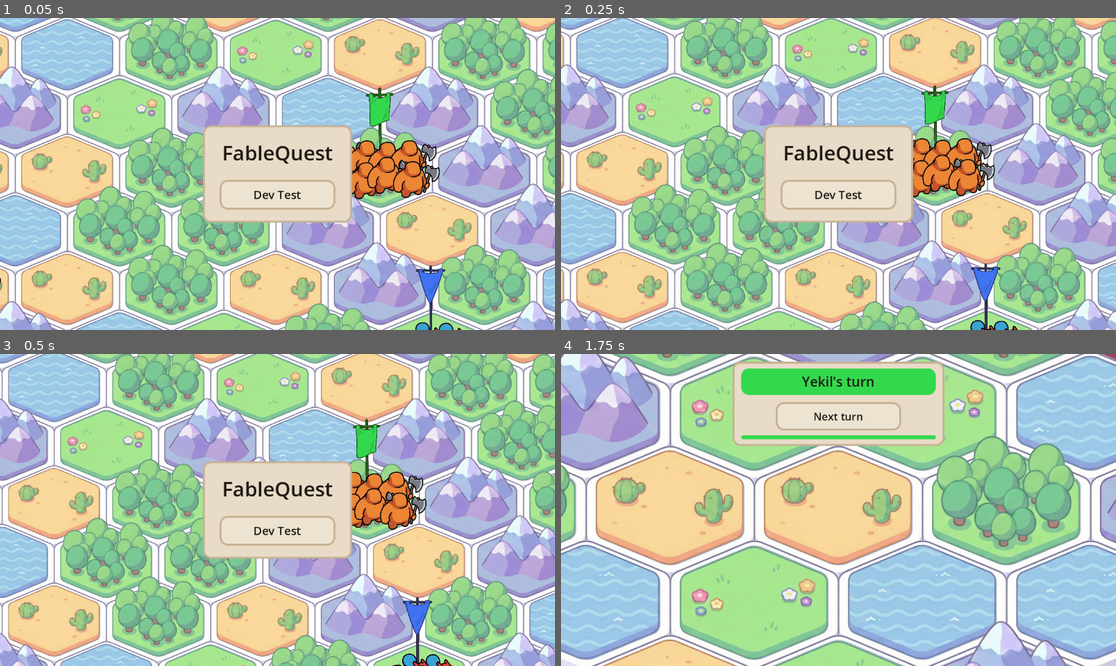
Above: before the commit, frames 1-4 (two rows, left to right).
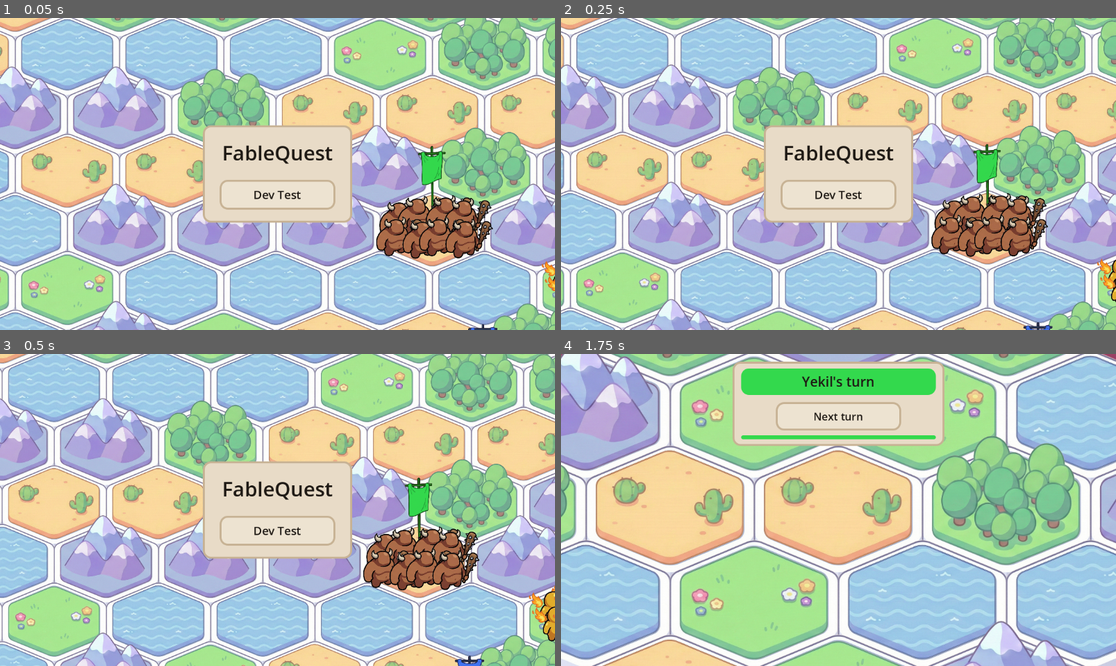
Above: after the commit, the same moments.

Repository: pebll/tbsge
Game: Godot game, scene res://scenes/runnables/menu.tscn
Two runs of this game, one before a commit and one after it. Both use one fixed random seed, a clock stepped at 60 frames per second and the inputs below. This scene is started directly instead of the project's main scene.
Inputs:
- Up to frame 1 (0.05 s): no input
- Up to frame 2 (0.25 s): no input
- Up to frame 3 (0.5 s): no input
- Up to frame 4 (1.75 s): click "Dev Test" at 0.5 s; click "Sandbox (spawn & fight)" at 1.25 s

The runs differ from the first frame. In frame 1, 59% of the frame differs, in the area x 0-100%, y 0-100%; in frame 2, 59%; in frame 3, 60%; in frame 4, nothing differs.

Commit message:
sprites are always gtten from the resources

Diff:
--- a/scripts/ai/ai_drafter.gd
+++ b/scripts/ai/ai_drafter.gd
@@ -2,10 +2,6 @@
 extends RefCounted
 
 const MinigameRulesScript = preload("res://scripts/minigame/minigame_rules.gd")
-
-const UNIT_TYPES: Array[String] = [
-	"AXEMAN", "ARCHER", "DRAGON_RIDER", "OGRE", "MAGE", "FLAME", "NECROMANCER", "TREANT",
-]
 
 static func build_draft_commands(
 	session: MinigameSession,
@@ -57,7 +53,7 @@
 
 static func _pick_unit_type_for_budget(budget_left: int, rng: RandomNumberGenerator) -> String:
 	var affordable: Array[String] = []
-	for unit_type in UNIT_TYPES:
+	for unit_type in UnitDefs.get_all_ids():
 		if MinigameRulesScript.unit_price(unit_type) <= budget_left:
 			affordable.append(unit_type)
 	if affordable.is_empty():
--- a/scripts/core/game_manager.gd
+++ b/scripts/core/game_manager.gd
@@ -9,7 +9,6 @@
 @export var map_radius: int = 3
 var tile_size: float = 135.3
 var tile_size_xy_ratio: float = 0.75
-const UNITS = ["AXEMAN", "ARCHER", "DRAGON_RIDER", "OGRE", "MAGE", "FLAME", "NECROMANCER", "TREANT"]
 const TEAM_IDS: Array[String] = ["GREEN", "BLUE"]
 
 @onready var grid_visu : Dictionary[Vector2i, TileVisu] = {}
@@ -132,7 +131,10 @@
 		print("tile not adequate for spawning")
 		return # only spawn if tile is empty
 	var team_id: String = turn_manager.active_team_id
-	var legion = Legion.new(UNITS[randi() % 8], randi() % 8 + 1, coords, team_id)
+	var unit_ids := UnitDefs.get_all_ids()
+	if unit_ids.is_empty():
+		return
+	var legion = Legion.new(unit_ids[randi() % unit_ids.size()], randi() % 8 + 1, coords, team_id)
 	legion.refresh_ap()
 	var legionVisu = preload("res://scenes/legion.tscn").instantiate()
 	# TODO: refactor this into own folder (like for the tiles)
--- a/scripts/core/unit_defs.gd
+++ b/scripts/core/unit_defs.gd
@@ -12,3 +12,13 @@
 	if _db == null:
 		_db = load(DB_PATH)
 	return _db.get_def(id) if _db else null
+
+func get_all_defs() -> Array[UnitDefinition]:
+	if _db == null:
+		_db = load(DB_PATH)
+	return _db.get_all_defs() if _db else []
+
+func get_all_ids() -> Array[String]:
+	if _db == null:
+		_db = load(DB_PATH)
+	return _db.get_all_ids() if _db else []
--- a/scripts/resources/unit_database.gd
+++ b/scripts/resources/unit_database.gd
@@ -15,3 +15,18 @@
 func get_def(id: String) -> UnitDefinition:
 	_ready_cache()
 	return _by_id.get(id)
+
+func get_all_defs() -> Array[UnitDefinition]:
+	_ready_cache()
+	var out: Array[UnitDefinition] = []
+	for d in defs:
+		if d:
+			out.append(d)
+	return out
+
+func get_all_ids() -> Array[String]:
+	var out: Array[String] = []
+	for d in get_all_defs():
+		if not String(d.id).is_empty():
+			out.append(d.id)
+	return out
--- a/scripts/ui/tile_info_panel.gd
+++ b/scripts/ui/tile_info_panel.gd
@@ -320,7 +320,5 @@
 	team_footer.add_theme_stylebox_override("panel", footer_sb)
 
 func _load_unit_icon(unit_type: String) -> Texture2D:
-	# Keep consistent with `UnitVisu.update_sprite()` path pattern.
-	var path := "res://assets/units_v2/done/base_uncut_sprites/%s_front.png" % unit_type.to_lower()
-	var tex := load(path)
-	return tex if tex is Texture2D else null
+	var def := UnitDefs.get_def(unit_type)
+	return def.icon if def else null
--- a/scripts/visu/menu_background.gd
+++ b/scripts/visu/menu_background.gd
@@ -3,9 +3,6 @@
 
 const MenuStreamUtils = preload("res://scripts/core/menu_stream_utils.gd")
 
-const UNITS: Array[String] = [
-	"AXEMAN", "ARCHER", "DRAGON_RIDER", "OGRE", "MAGE", "FLAME", "NECROMANCER", "TREANT",
-]
 const TEAM_IDS: Array[String] = ["GREEN", "BLUE"]
 
 @export var scroll_direction: Vector2 = Vector2(-0.6, -0.2)
@@ -102,7 +99,10 @@
 		area.monitorable = false
 
 func _spawn_decorative_legion(tile: Tile, tile_visu: TileVisu) -> void:
-	var unit_type: String = UNITS[_rng.randi() % UNITS.size()]
+	var unit_ids := UnitDefs.get_all_ids()
+	if unit_ids.is_empty():
+		return
+	var unit_type: String = unit_ids[_rng.randi() % unit_ids.size()]
 	var unit_count: int = _rng.randi_range(1, 8)
 	var team_id: String = TEAM_IDS[_rng.randi() % TEAM_IDS.size()]
 	var legion := Legion.new(unit_type, unit_count, tile.coords, team_id)
--- a/scripts/visu/single_unit.gd
+++ b/scripts/visu/single_unit.gd
@@ -2,9 +2,7 @@
 extends Node2D
 
 
-# Define the terrain types as an enum for clarity and type safety.
-const UNITS = ["KNIGHT", "ARCHER", "DRAGON", "GOBLIN", "MAGE", "FARMER"]
-@export var unit_type: String = "KNIGHT"
+@export var unit_type: String = ""
 @export var direction_front: bool = true
 @export var direction_right: bool = true
 
@@ -17,7 +15,9 @@
 
 # Called when the node enters the scene tree for the first time.
 func _ready() -> void:
-	unit_type = UNITS[randi() % 6]
+	var unit_ids := UnitDefs.get_all_ids()
+	if unit_type.is_empty() and not unit_ids.is_empty():
+		unit_type = unit_ids[randi() % unit_ids.size()]
 	direction_front = true
 	direction_right = true if randi() % 2 == 0 else false
 	update_sprite()
@@ -30,11 +30,9 @@
 	update_sprite()
 
 func update_sprite():
-	var face_direction = "front" if direction_front else "back"
-	var new_texture = load("res://assets/units_sliced/units_" + face_direction + "/" + unit_type.to_lower() + ".png")
-	var new_flip_h = direction_front == direction_right
-	#if new_texture != sprite.texture or sprite.flip_h != new_flip_h:
-	#juice_squish()
+	var def := UnitDefs.get_def(unit_type)
+	var new_texture: Texture2D = def.icon if def else null
+	var new_flip_h = !direction_right
 	sprite.texture = new_texture
 	sprite.flip_h = new_flip_h
 
--- a/scripts/visu/unit_visu.gd
+++ b/scripts/visu/unit_visu.gd
@@ -308,11 +308,12 @@
 	update_sprite()
 
 func update_sprite():
-	var face_direction = "front" # (back does not exist yet) ##if direction_front else "back"
-	var new_texture = load("res://assets/units_v2/done/base_uncut_sprites/" + unit.unit_type.to_lower() + "_" + face_direction + ".png")
-	var new_flip_h = !direction_right ##direction_front == direction_right
-	#if new_texture != sprite.texture or sprite.flip_h != new_flip_h:
-	#juice_squish()
+	var new_texture: Texture2D = null
+	if unit and unit.definition:
+		new_texture = unit.definition.icon
+	if new_texture == null:
+		push_warning("UnitVisu: no icon for unit type '%s'" % (unit.unit_type if unit else ""))
+	var new_flip_h = !direction_right
 	sprite.texture = new_texture
 	sprite.flip_h = new_flip_h
 	sprite.position = local_position
